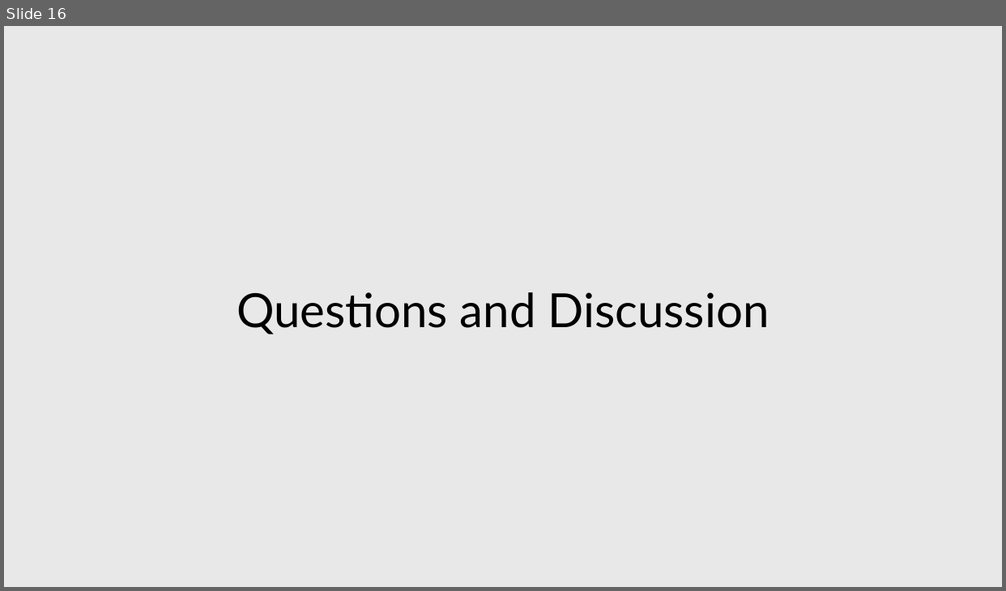
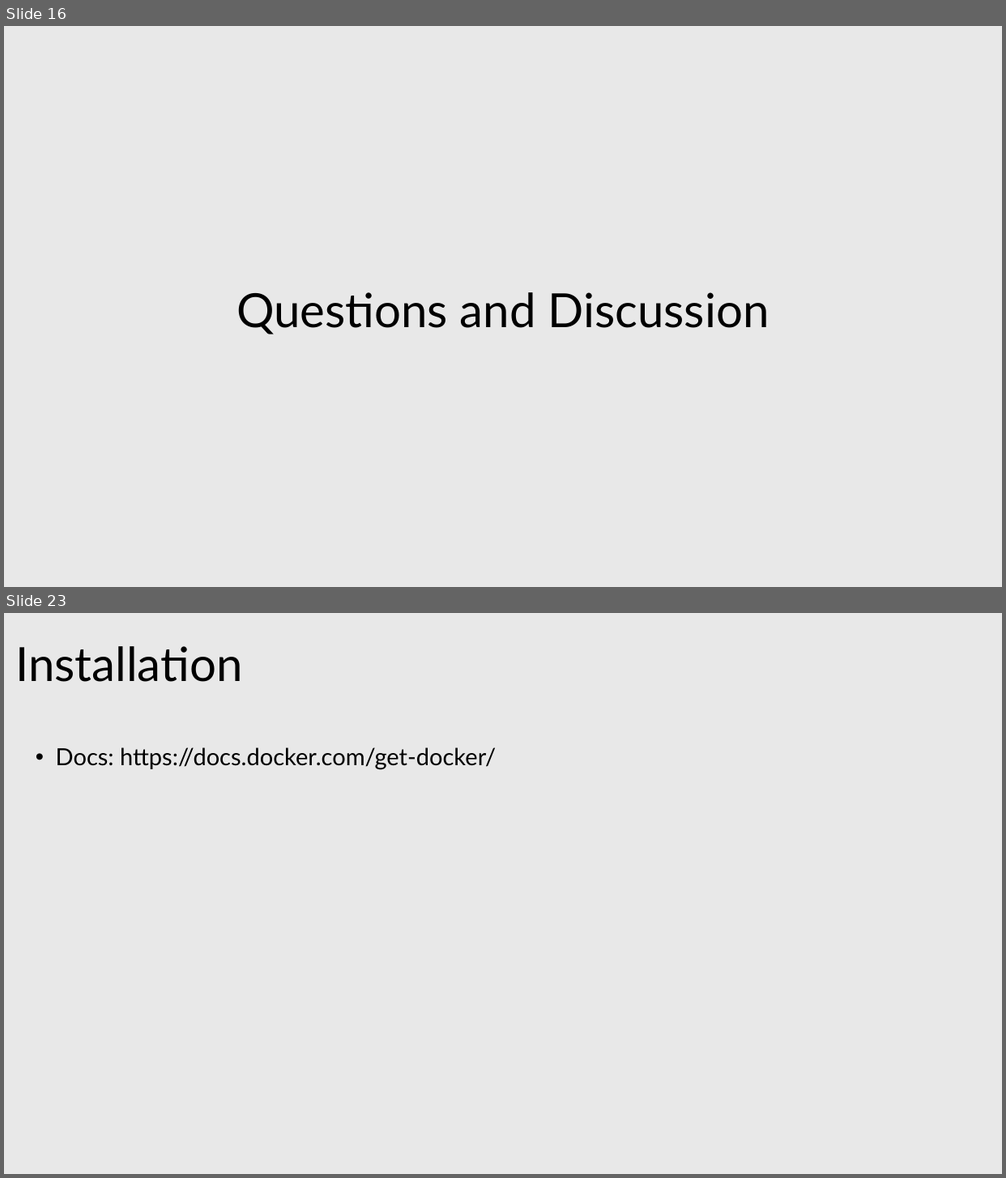
Before and after one commit to tranphuquy19/QA-DevOps-training, a slide deck: DevOps Principles and Practices for QA Professionals.pptx. Shown one above the other, each under a label of ours: slide 16 before the commit, slides 16 and 23 after it; the slides between them are not shown. The pictures are 1006x591 and 1006x1178 pixels, drawn with LibreOffice and Linux fonts; fonts in the diff are those of the drawing. Boxes give left, top, right and bottom in pixels: in the first picture for what was removed or moved away, otherwise in the second. Text is boxed around its words. In the diff, an @@ line names an element or a change of style, - is before the commit and + after.

```diff
--- a/DevOps Principles and Practices for QA Professionals.pptx
+++ b/DevOps Principles and Practices for QA Professionals.pptx
@@ slide 23 added at (x1=4, y1=613, x2=1002, y2=1174), background #E8E8E8 @@
@@ text added at (x1=15, y1=646, x2=243, y2=682), 68 pt, text #000000 @@
+Installation
@@ text added at (x1=56, y1=747, x2=496, y2=770), 34 pt, text #000000 @@
+  • Docs: https://docs.docker.com/get-docker/
```
Also in this commit, not shown: 2 slides changed, 27 other slides added, 18 other files.
